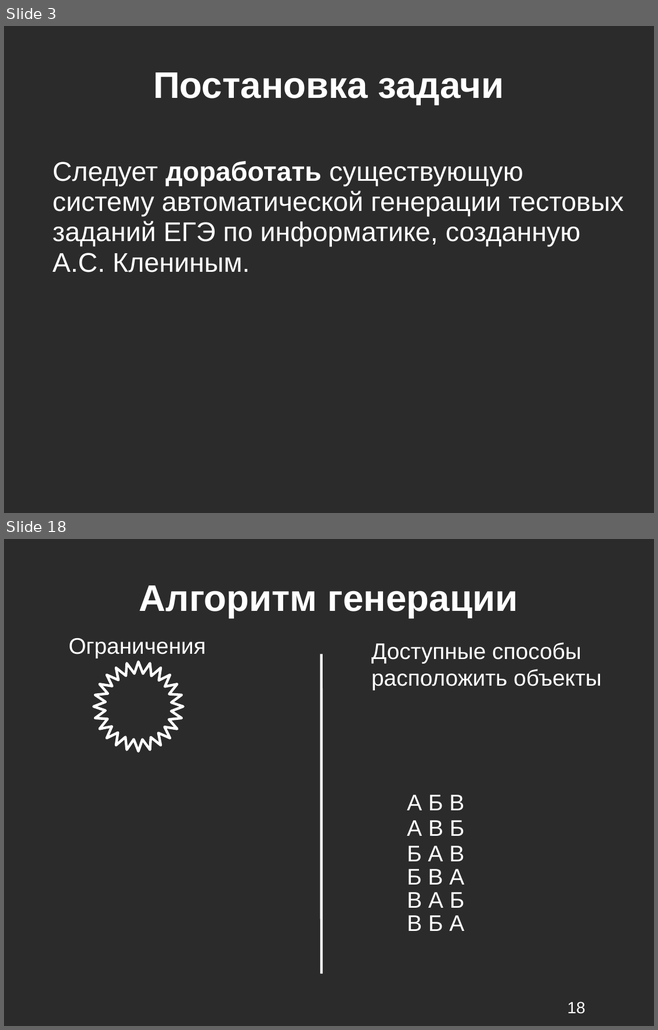
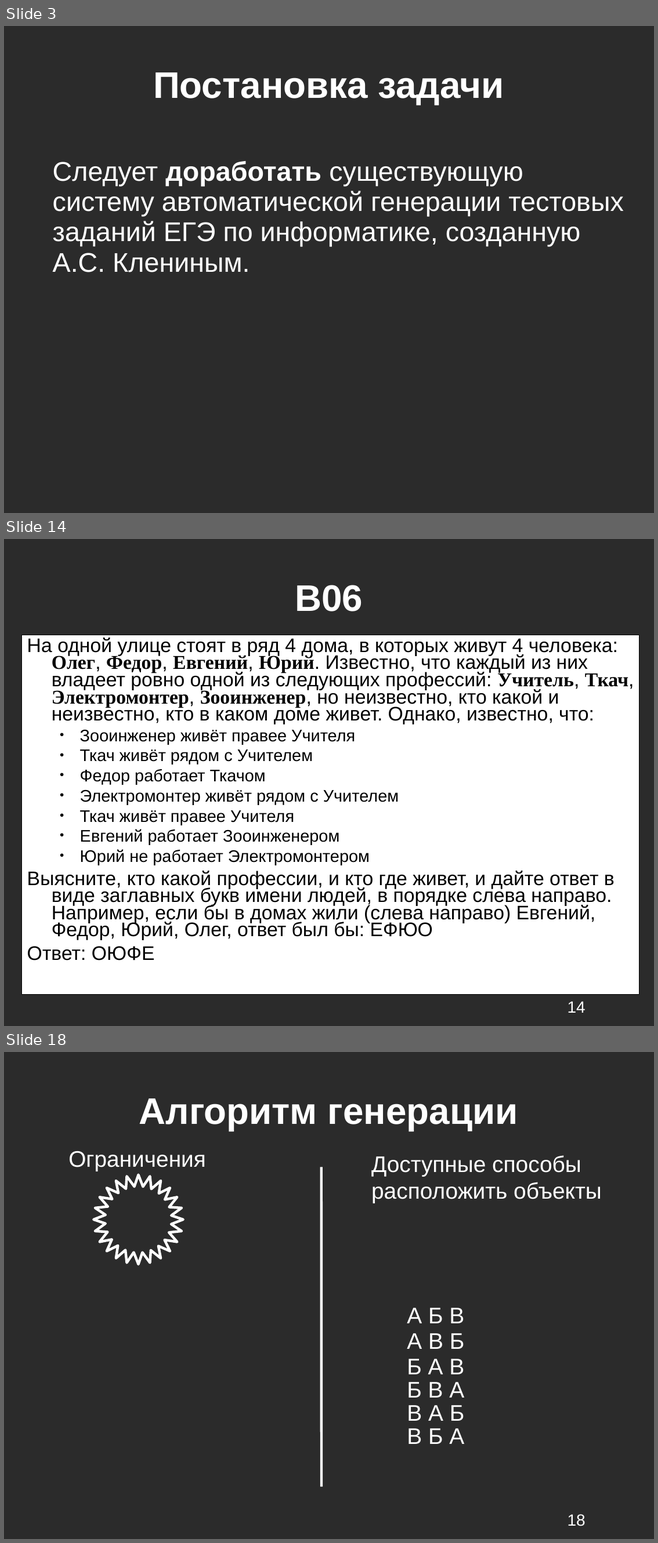
Before and after one commit to kevroletin/Coursework, a slide deck: 236_Кевролетин_презентация.ppt. Shown one above the other, each under a label of ours: slides 3 and 18 before the commit, slides 3, 14 and 18 after it; the slides between them are not shown. The pictures are 658x1030 and 658x1543 pixels, drawn with LibreOffice and Linux fonts; fonts in the diff are those of the drawing; background and template pictures are left out; a plain dark background stands for a picture behind light text. Boxes give left, top, right and bottom in pixels: in the first picture for what was removed or moved away, otherwise in the second. Text is boxed around its words. In the diff, an @@ line names an element or a change of style, - is before the commit and + after.

```diff
--- a/236_Кевролетин_презентация.ppt
+++ b/236_Кевролетин_презентация.ppt
@@ slide 14 added at [4, 539, 654, 1026], background picture (left out) @@
@@ title added at [295, 585, 362, 611], 41 pt, text #FFFFFF, bold @@
+B06
@@ text added at [22, 635, 639, 994], fill #FFFFFF, outline #000000 0.74 pt, 21.7 pt, text #000000 @@
+На одной улице стоят в ряд 4 дома, в которых живут 4 человека: Олег, Федор, Евгений, Юрий. Известно, что каждый из них владеет ровно одной из следующих профессий: Учитель, Ткач, Электромонтер, Зооинженер, но неизвестно, кто какой и неизвестно, кто в каком доме живет. Однако, известно, что:
+  ● Зооинженер живёт правее Учителя
+  ● Ткач живёт рядом c Учителем
+  ● Федор работает Ткачом
+  ● Электромонтер живёт рядом c Учителем
+  ● Ткач живёт правее Учителя
+  ● Евгений работает Зооинженером
+  ● Юрий не работает Электромонтером
+Выясните, кто какой профессии, и кто где живет, и дайте ответ в виде заглавных букв имени людей, в порядке слева направо. Например, если бы в домах жили (слева направо) Евгений, Федор, Юрий, Олег, ответ был бы: ЕФЮО
+Ответ: ОЮФЕ
@@ page number added at [567, 1001, 585, 1013], 18 pt, text #FFFFFF @@
+14
```
Also in this commit, not shown: 13 slides changed, 1 slide removed, 2 other files.
